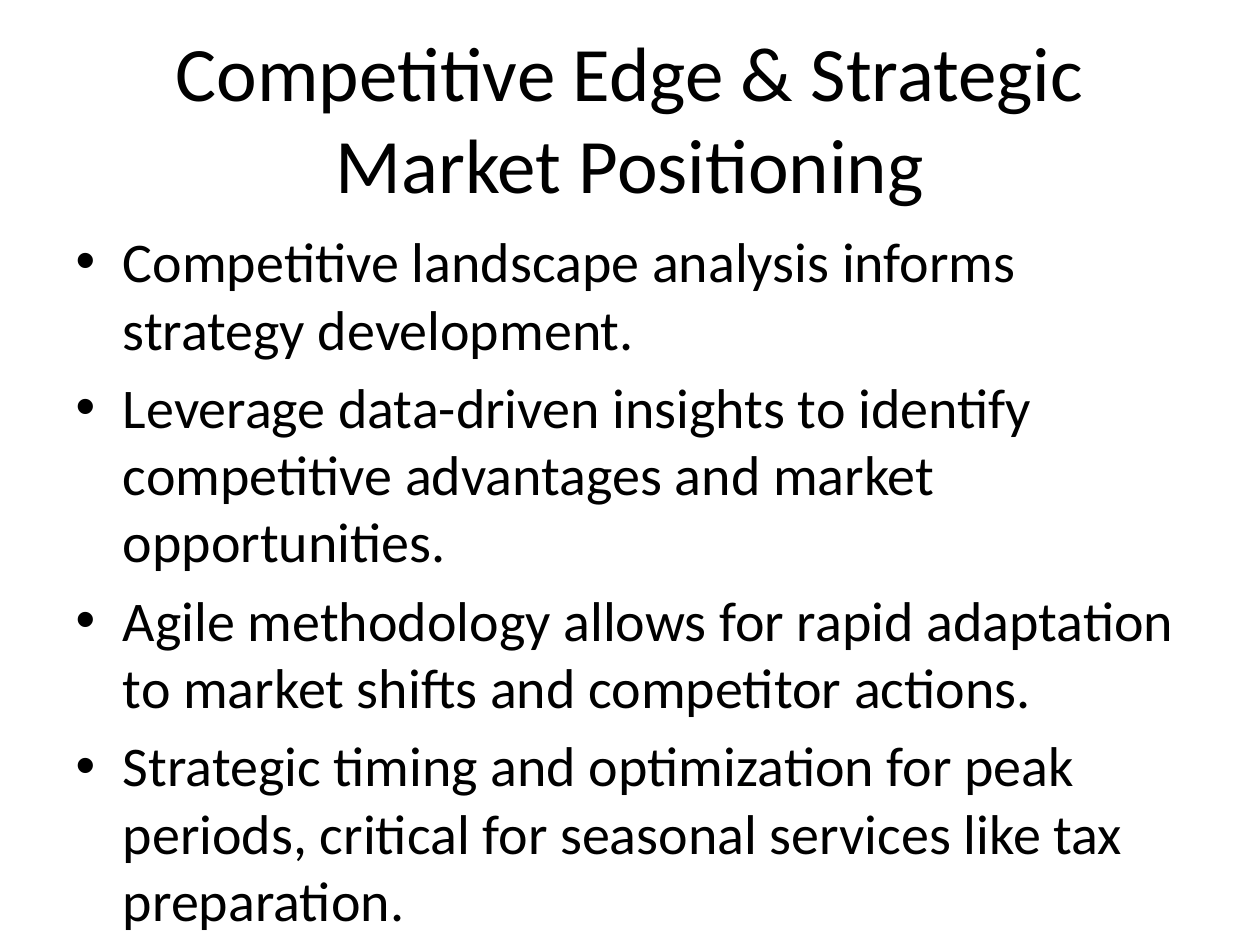
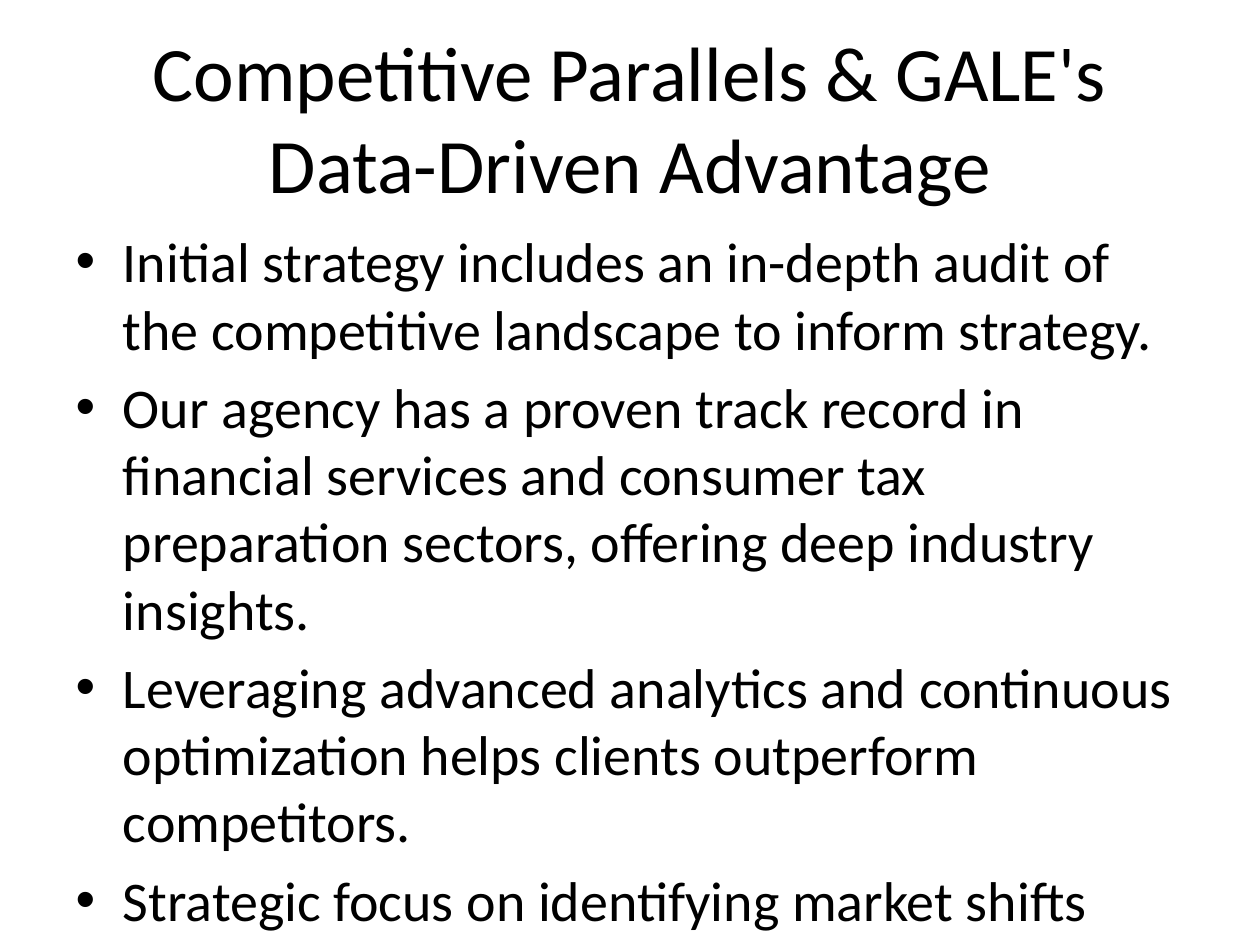
Before and after one commit to hning86/rfp_agent, a slide deck: slide 6 of docs/responses/H&R_Block_RFP_Response_Deck.pptx. Drawn at 1260x945 pixels with LibreOffice and Linux fonts; fonts in the diff are those of the drawing. Boxes give left, top, right and bottom in pixels: in the first picture for what was removed or moved away, otherwise in the second. Text is boxed around its words. In the diff, an @@ line names an element or a change of style, - is before the commit and + after.

```diff
--- a/docs/responses/H&R_Block_RFP_Response_Deck.pptx
+++ b/docs/responses/H&R_Block_RFP_Response_Deck.pptx
@@ title at <box>153,47,1105,207</box>: text changed @@
-Competitive Edge & Strategic Market Positioning
+Competitive Parallels & GALE's Data-Driven Advantage
@@ text at <box>123,243,1172,931</box>: text changed @@
-• Competitive landscape analysis informs strategy development.
-• Leverage data-driven insights to identify competitive advantages and market opportunities.
-• Agile methodology allows for rapid adaptation to market shifts and competitor actions.
-• Strategic timing and optimization for peak periods, critical for seasonal services like tax preparation.
+• Initial strategy includes an in-depth audit of the competitive landscape to inform strategy.
+• Our agency has a proven track record in financial services and consumer tax preparation sectors, offering deep industry insights.
+• Leveraging advanced analytics and continuous optimization helps clients outperform competitors.
+• Strategic focus on identifying market shifts and consumer behavior ensures a sustained competitive edge.
```
Also in this commit, not shown: 6 other slides changed, 3 other files.
